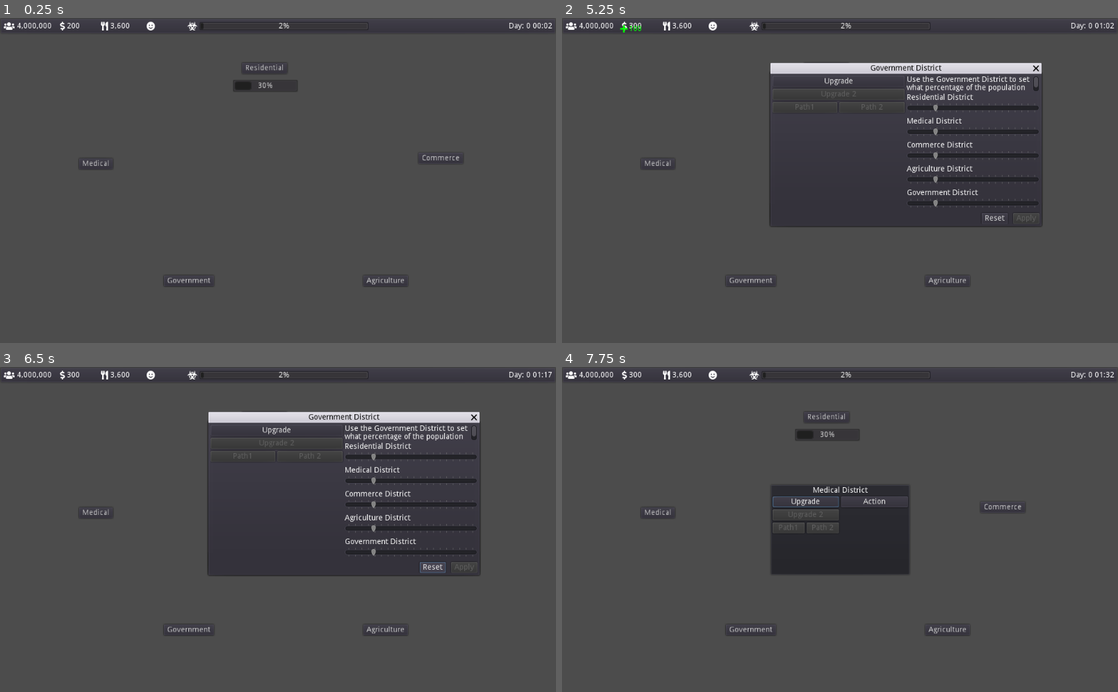
Above: before the commit, frames 1-4 (two rows, left to right).
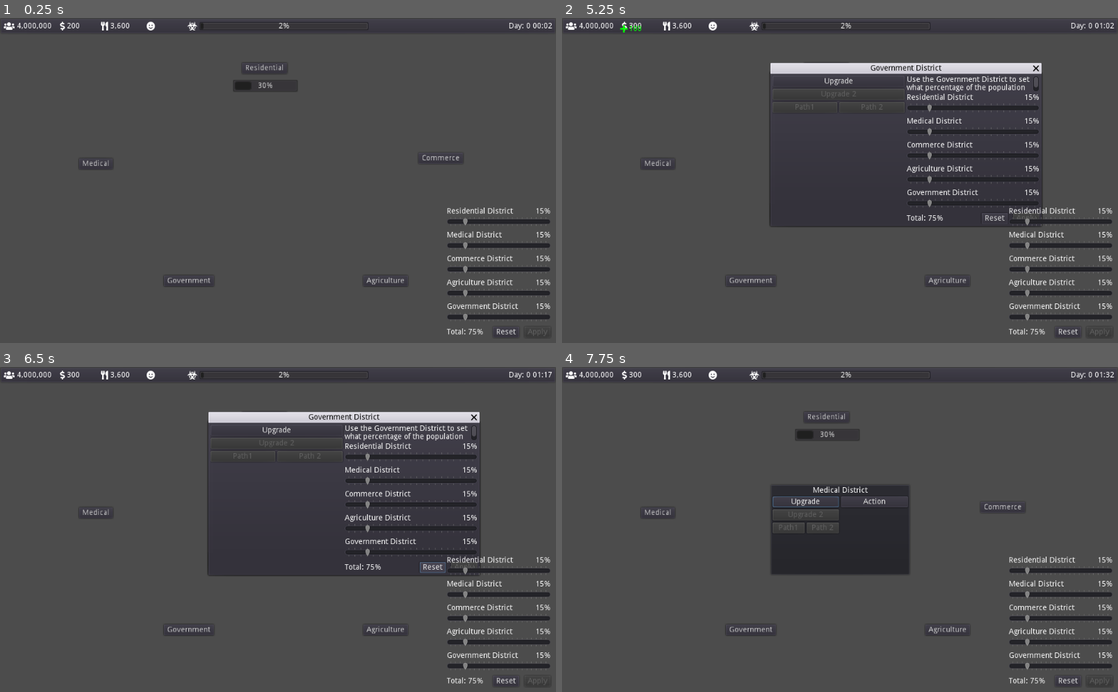
Above: after the commit, the same moments.

Repository: iwilliams/PlagueDistrict
Game: Godot game, scene res://Main.tscn
The game is run twice, just before and just after one commit, with the same random seed, the same clock (stepped at 60 frames per second) and the same inputs.
Inputs:
- Up to frame 1 (0.25 s): no input
- Up to frame 2 (5.25 s): click "Residential" at 0.5 s; click "Upgrade" at 1.25 s; click "Action" at 2 s; click "Medical" at 2.75 s; click "Commerce" at 3.5 s; click "Agriculture" at 4.25 s; click "Government" at 5 s
- Up to frame 3 (6.5 s): click "Reset" at 5.75 s
- Up to frame 4 (7.75 s): click "Residential" at 6.5 s; click "Medical" at 7.25 s

The runs differ from the first frame. In frame 1, 2.0% of the frame differs, in the area x 80-99%, y 58-99%; in frame 2, 2.4%, in the area x 62-99%, y 23-99%; in frame 3, 2.4%; in frame 4, 2.0%.

Commit message:
Population controls

Diff:
--- a/Globals.gd
+++ b/Globals.gd
@@ -43,9 +43,24 @@
 var days : int setget , days_get
 func days_get() -> int:
   return int(floor(float(minutes)/MINUTES_IN_DAY))
+
 var hour : int setget , hour_get
 func hour_get() -> int:
   return (minutes - (days_get()*MINUTES_IN_DAY))/60
+
+var districts : Array = [
+    "residential",
+    "medical",
+    "commerce",
+    "agriculture",
+    "government"
+  ]
+
+var residential_percent : float = .15
+var medical_percent : float = .15
+var commerce_percent : float = .15
+var agriculture_percent : float = .15
+var government_percent : float = .15
 
 onready var gcd : Timer = get_node("gcd")
 
@@ -63,17 +78,14 @@
 
 func every_minute() -> void:
   emit_signal("every_minute")
-  pass
 
 func every_hour() -> void:
   spread_infection()
   emit_signal("every_hour")
-  pass
 
 func every_day() -> void:
   kill_population()
   emit_signal("every_day")
-  pass
 
 func spread_infection() -> void:
   var total_infected = ceil(infected_population_get() + (float(infected_population_get()) * transfer_rate))
--- a/Main.tscn
+++ b/Main.tscn
@@ -9,6 +9,7 @@
 [ext_resource path="res://districts/GovernmentDistrict.gd" type="Script" id=7]
 [ext_resource path="res://PercentageBar.gd" type="Script" id=8]
 [ext_resource path="res://font_awesome_font.tres" type="DynamicFont" id=9]
+[ext_resource path="res://hud/PopulationDistribution.tscn" type="PackedScene" id=10]
 
 [node name="Main" type="Node"]
 
@@ -227,7 +228,6 @@
 }
 
 [node name="Popup" type="WindowDialog" parent="Map/CommerceDistrict"]
-visible = true
 anchor_left = 0.5
 anchor_top = 0.5
 anchor_right = 0.5
@@ -466,7 +466,6 @@
 }
 
 [node name="Popup" type="WindowDialog" parent="Map/GovernmentDistrict"]
-visible = true
 anchor_left = 0.5
 anchor_top = 0.5
 anchor_right = 0.5
@@ -548,125 +547,7 @@
 size_flags_vertical = 3
 text = "Use the Government District to set what percentage of the population works in each district."
 
-[node name="Controls" type="VBoxContainer" parent="Map/GovernmentDistrict/Popup/VBoxContainer/HBoxContainer/Manage"]
-margin_top = 33.0
-margin_right = 244.0
-margin_bottom = 273.0
-custom_constants/separation = 10
-
-[node name="Residential" type="VBoxContainer" parent="Map/GovernmentDistrict/Popup/VBoxContainer/HBoxContainer/Manage/Controls"]
-margin_right = 244.0
-margin_bottom = 34.0
-
-[node name="Label" type="Label" parent="Map/GovernmentDistrict/Popup/VBoxContainer/HBoxContainer/Manage/Controls/Residential"]
-margin_right = 244.0
-margin_bottom = 14.0
-text = "Residential District"
-
-[node name="HSlider" type="HSlider" parent="Map/GovernmentDistrict/Popup/VBoxContainer/HBoxContainer/Manage/Controls/Residential"]
-margin_top = 18.0
-margin_right = 244.0
-margin_bottom = 34.0
-step = 5.0
-value = 20.0
-tick_count = 20
-ticks_on_borders = true
-
-[node name="Medical" type="VBoxContainer" parent="Map/GovernmentDistrict/Popup/VBoxContainer/HBoxContainer/Manage/Controls"]
-margin_top = 44.0
-margin_right = 244.0
-margin_bottom = 78.0
-
-[node name="Label" type="Label" parent="Map/GovernmentDistrict/Popup/VBoxContainer/HBoxContainer/Manage/Controls/Medical"]
-margin_right = 244.0
-margin_bottom = 14.0
-text = "Medical District"
-
-[node name="HSlider" type="HSlider" parent="Map/GovernmentDistrict/Popup/VBoxContainer/HBoxContainer/Manage/Controls/Medical"]
-margin_top = 18.0
-margin_right = 244.0
-margin_bottom = 34.0
-step = 5.0
-value = 20.0
-tick_count = 20
-ticks_on_borders = true
-
-[node name="Commerce" type="VBoxContainer" parent="Map/GovernmentDistrict/Popup/VBoxContainer/HBoxContainer/Manage/Controls"]
-margin_top = 88.0
-margin_right = 244.0
-margin_bottom = 122.0
-
-[node name="Label" type="Label" parent="Map/GovernmentDistrict/Popup/VBoxContainer/HBoxContainer/Manage/Controls/Commerce"]
-margin_right = 244.0
-margin_bottom = 14.0
-text = "Commerce District"
-
-[node name="HSlider" type="HSlider" parent="Map/GovernmentDistrict/Popup/VBoxContainer/HBoxContainer/Manage/Controls/Commerce"]
-margin_top = 18.0
-margin_right = 244.0
-margin_bottom = 34.0
-step = 5.0
-value = 20.0
-tick_count = 20
-ticks_on_borders = true
-
-[node name="Agriculture" type="VBoxContainer" parent="Map/GovernmentDistrict/Popup/VBoxContainer/HBoxContainer/Manage/Controls"]
-margin_top = 132.0
-margin_right = 244.0
-margin_bottom = 166.0
-
-[node name="Label" type="Label" parent="Map/GovernmentDistrict/Popup/VBoxContainer/HBoxContainer/Manage/Controls/Agriculture"]
-margin_right = 244.0
-margin_bottom = 14.0
-text = "Agriculture District"
-
-[node name="HSlider" type="HSlider" parent="Map/GovernmentDistrict/Popup/VBoxContainer/HBoxContainer/Manage/Controls/Agriculture"]
-margin_top = 18.0
-margin_right = 244.0
-margin_bottom = 34.0
-step = 5.0
-value = 20.0
-tick_count = 20
-ticks_on_borders = true
-
-[node name="Government" type="VBoxContainer" parent="Map/GovernmentDistrict/Popup/VBoxContainer/HBoxContainer/Manage/Controls"]
-margin_top = 176.0
-margin_right = 244.0
-margin_bottom = 210.0
-
-[node name="Label" type="Label" parent="Map/GovernmentDistrict/Popup/VBoxContainer/HBoxContainer/Manage/Controls/Government"]
-margin_right = 244.0
-margin_bottom = 14.0
-text = "Government District"
-
-[node name="HSlider" type="HSlider" parent="Map/GovernmentDistrict/Popup/VBoxContainer/HBoxContainer/Manage/Controls/Government"]
-margin_top = 18.0
-margin_right = 244.0
-margin_bottom = 34.0
-step = 5.0
-value = 20.0
-tick_count = 20
-ticks_on_borders = true
-
-[node name="HBoxContainer" type="HBoxContainer" parent="Map/GovernmentDistrict/Popup/VBoxContainer/HBoxContainer/Manage/Controls"]
-margin_left = 138.0
-margin_top = 220.0
-margin_right = 244.0
-margin_bottom = 240.0
-size_flags_horizontal = 8
-custom_constants/separation = 10
-
-[node name="Button" type="Button" parent="Map/GovernmentDistrict/Popup/VBoxContainer/HBoxContainer/Manage/Controls/HBoxContainer"]
-margin_right = 48.0
-margin_bottom = 20.0
-text = "Reset"
-
-[node name="Button2" type="Button" parent="Map/GovernmentDistrict/Popup/VBoxContainer/HBoxContainer/Manage/Controls/HBoxContainer"]
-margin_left = 58.0
-margin_right = 106.0
-margin_bottom = 20.0
-disabled = true
-text = "Apply"
+[node name="PopulationDistribution" parent="Map/GovernmentDistrict/Popup/VBoxContainer/HBoxContainer/Manage" instance=ExtResource( 10 )]
 
 [node name="CanvasLayer" type="CanvasLayer" parent="."]
 
@@ -817,5 +698,21 @@
 text = "Days 1"
 align = 2
 script = ExtResource( 1 )
+
+[node name="MarginContainer" type="MarginContainer" parent="CanvasLayer"]
+anchor_left = 1.0
+anchor_top = 1.0
+anchor_right = 1.0
+anchor_bottom = 1.0
+margin_left = -201.0
+margin_top = -250.0
+custom_constants/margin_right = 10
+custom_constants/margin_bottom = 10
+__meta__ = {
+"_edit_use_anchors_": false
+}
+
+[node name="PopulationDistribution" parent="CanvasLayer/MarginContainer" instance=ExtResource( 10 )]
+margin_right = 191.0
 [connection signal="value_changed" from="Map/AgricultureDistrict/Popup/Container/Actions/Manage/Controls/Meals/HSlider" to="Map/AgricultureDistrict" method="_on_meals_slider_value_changed"]
 [connection signal="value_changed" from="Map/AgricultureDistrict/Popup/Container/Actions/Manage/Controls/Ration/HBoxContainer/RationRange" to="Map/AgricultureDistrict" method="_on_RationRange_value_changed"]
--- a/hud/PopulationDistribution.gd
+++ b/hud/PopulationDistribution.gd
@@ -1 +1,65 @@
-extends HBoxContainer
+extends VBoxContainer
+
+onready var globals = get_node("/root/Globals")
+
+onready var residential_slider := get_node("Residential/HSlider")
+onready var residential_percent_label := get_node("Residential/HBoxContainer/Percent")
+onready var residential_tmp : float = globals.residential_percent
+
+onready var medical_slider = get_node("Medical/HSlider")
+onready var medical_percent_label = get_node("Medical/HBoxContainer/Percent")
+onready var medical_tmp : float = globals.medical_percent
+
+onready var commerce_slider = get_node("Commerce/HSlider")
+onready var commerce_percent_label = get_node("Commerce/HBoxContainer/Percent")
+onready var commerce_tmp : float = globals.commerce_percent
+
+onready var agriculture_slider = get_node("Agriculture/HSlider")
+onready var agriculture_percent_label = get_node("Agriculture/HBoxContainer/Percent")
+onready var agriculture_tmp : float = globals.agriculture_percent
+
+onready var government_slider = get_node("Government/HSlider")
+onready var government_percent_label = get_node("Government/HBoxContainer/Percent")
+onready var government_tmp : float = globals.government_percent
+
+onready var total_label = get_node("HBoxContainer/Total")
+
+onready var reset_button = get_node("HBoxContainer/Reset")
+onready var apply_button = get_node("HBoxContainer/Apply")
+
+func _ready():
+  reset()
+  reset_button.connect("button_down", self, "reset")
+  apply_button.connect("button_down", self, "apply")
+  for district in globals.districts:
+    self[district + "_slider"].connect("value_changed", self, "set_district_tmp", [district])
+
+func set_buttons_and_total():
+  var apply_disabled = true
+  var total_percent = 0
+  for district in globals.districts:
+    apply_disabled = apply_disabled \
+      && self[district + "_tmp"] == globals[district + "_percent"]
+    total_percent += self[district + "_tmp"]
+  apply_button.disabled = apply_disabled || total_percent > 1
+  total_label.text = "Total: " + str(total_percent*100) + "%"
+  if total_percent > 1:
+    total_label.add_color_override("font_color", Color(1, 0, 0))
+  else:
+    total_label.add_color_override("font_color", Color(1, 1, 1))
+
+func reset() -> void:
+  for district in globals.districts:
+    self[district + "_slider"].value = globals[district + "_percent"] * 100
+    self[district + "_percent_label"].text = str(globals[district + "_percent"] * 100) + "%"
+  set_buttons_and_total()
+
+func apply() -> void:
+  for district in globals.districts:
+    globals[district + "_percent"] = self[district + "_tmp"]
+  set_buttons_and_total()
+
+func set_district_tmp(value : float, district : String) -> void:
+  self[district + "_tmp"] = value/100
+  self[district + "_percent_label"].text = str(value) + "%"
+  set_buttons_and_total()
--- a/hud/PopulationDistribution.tscn
+++ b/hud/PopulationDistribution.tscn
@@ -2,14 +2,192 @@
 
 [ext_resource path="res://hud/PopulationDistribution.gd" type="Script" id=1]
 
-[node name="PopulationDistribution" type="HBoxContainer"]
-anchor_right = 1.0
-anchor_bottom = 1.0
+[node name="PopulationDistribution" type="VBoxContainer"]
+margin_right = 244.0
+margin_bottom = 240.0
+custom_constants/separation = 10
 script = ExtResource( 1 )
 __meta__ = {
 "_edit_use_anchors_": false
 }
 
-[node name="SpinBox" type="SpinBox" parent="."]
-margin_right = 74.0
-margin_bottom = 600.0
+[node name="Residential" type="VBoxContainer" parent="."]
+margin_right = 244.0
+margin_bottom = 34.0
+
+[node name="HBoxContainer" type="HBoxContainer" parent="Residential"]
+margin_right = 244.0
+margin_bottom = 14.0
+
+[node name="Label" type="Label" parent="Residential/HBoxContainer"]
+margin_right = 122.0
+margin_bottom = 14.0
+text = "Residential District"
+
+[node name="Percent" type="Label" parent="Residential/HBoxContainer"]
+margin_left = 126.0
+margin_right = 244.0
+margin_bottom = 14.0
+size_flags_horizontal = 3
+text = "25%"
+align = 2
+
+[node name="HSlider" type="HSlider" parent="Residential"]
+margin_top = 18.0
+margin_right = 244.0
+margin_bottom = 34.0
+step = 5.0
+value = 20.0
+tick_count = 21
+ticks_on_borders = true
+
+[node name="Medical" type="VBoxContainer" parent="."]
+margin_top = 44.0
+margin_right = 244.0
+margin_bottom = 78.0
+
+[node name="HBoxContainer" type="HBoxContainer" parent="Medical"]
+margin_right = 244.0
+margin_bottom = 14.0
+
+[node name="Label" type="Label" parent="Medical/HBoxContainer"]
+margin_right = 101.0
+margin_bottom = 14.0
+text = "Medical District"
+
+[node name="Percent" type="Label" parent="Medical/HBoxContainer"]
+margin_left = 105.0
+margin_right = 244.0
+margin_bottom = 14.0
+size_flags_horizontal = 3
+text = "25%"
+align = 2
+
+[node name="HSlider" type="HSlider" parent="Medical"]
+margin_top = 18.0
+margin_right = 244.0
+margin_bottom = 34.0
+step = 5.0
+value = 20.0
+tick_count = 21
+ticks_on_borders = true
+
+[node name="Commerce" type="VBoxContainer" parent="."]
+margin_top = 88.0
+margin_right = 244.0
+margin_bottom = 122.0
+
+[node name="HBoxContainer" type="HBoxContainer" parent="Commerce"]
+margin_right = 244.0
+margin_bottom = 14.0
+
+[node name="Label" type="Label" parent="Commerce/HBoxContainer"]
+margin_right = 121.0
+margin_bottom = 14.0
+text = "Commerce District"
+
+[node name="Percent" type="Label" parent="Commerce/HBoxContainer"]
+margin_left = 125.0
+margin_right = 244.0
+margin_bottom = 14.0
+size_flags_horizontal = 3
+text = "25%"
+align = 2
+
+[node name="HSlider" type="HSlider" parent="Commerce"]
+margin_top = 18.0
+margin_right = 244.0
+margin_bottom = 34.0
+step = 5.0
+value = 20.0
+tick_count = 21
+ticks_on_borders = true
+
+[node name="Agriculture" type="VBoxContainer" parent="."]
+margin_top = 132.0
+margin_right = 244.0
+margin_bottom = 166.0
+
+[node name="HBoxContainer" type="HBoxContainer" parent="Agriculture"]
+margin_right = 244.0
+margin_bottom = 14.0
+
+[node name="Label" type="Label" parent="Agriculture/HBoxContainer"]
+margin_right = 121.0
+margin_bottom = 14.0
+text = "Agriculture District"
+
+[node name="Percent" type="Label" parent="Agriculture/HBoxContainer"]
+margin_left = 125.0
+margin_right = 244.0
+margin_bottom = 14.0
+size_flags_horizontal = 3
+text = "25%"
+align = 2
+
+[node name="HSlider" type="HSlider" parent="Agriculture"]
+margin_top = 18.0
+margin_right = 244.0
+margin_bottom = 34.0
+step = 5.0
+value = 20.0
+tick_count = 21
+ticks_on_borders = true
+
+[node name="Government" type="VBoxContainer" parent="."]
+margin_top = 176.0
+margin_right = 244.0
+margin_bottom = 210.0
+
+[node name="HBoxContainer" type="HBoxContainer" parent="Government"]
+margin_right = 244.0
+margin_bottom = 14.0
+
+[node name="Label" type="Label" parent="Government/HBoxContainer"]
+margin_right = 131.0
+margin_bottom = 14.0
+text = "Government District"
+
+[node name="Percent" type="Label" parent="Government/HBoxContainer"]
+margin_left = 135.0
+margin_right = 244.0
+margin_bottom = 14.0
+size_flags_horizontal = 3
+text = "25%"
+align = 2
+
+[node name="HSlider" type="HSlider" parent="Government"]
+margin_top = 18.0
+margin_right = 244.0
+margin_bottom = 34.0
+step = 5.0
+value = 20.0
+tick_count = 21
+ticks_on_borders = true
+
+[node name="HBoxContainer" type="HBoxContainer" parent="."]
+margin_top = 220.0
+margin_right = 244.0
+margin_bottom = 240.0
+size_flags_horizontal = 3
+custom_constants/separation = 10
+
+[node name="Total" type="Label" parent="HBoxContainer"]
+margin_top = 3.0
+margin_right = 128.0
+margin_bottom = 17.0
+size_flags_horizontal = 3
+text = "Total: 100%"
+
+[node name="Reset" type="Button" parent="HBoxContainer"]
+margin_left = 138.0
+margin_right = 186.0
+margin_bottom = 20.0
+text = "Reset"
+
+[node name="Apply" type="Button" parent="HBoxContainer"]
+margin_left = 196.0
+margin_right = 244.0
+margin_bottom = 20.0
+disabled = true
+text = "Apply"
Not shown: 1 places in Main.tscn that only renumber resources
